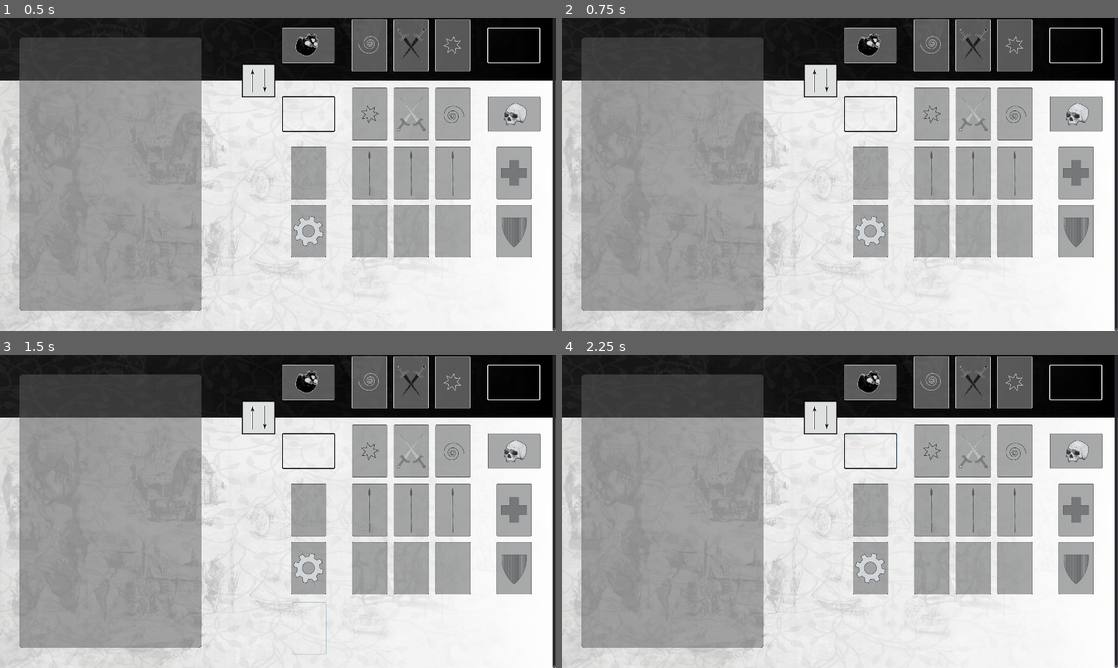
Above: before the commit, frames 1-4 (two rows, left to right).
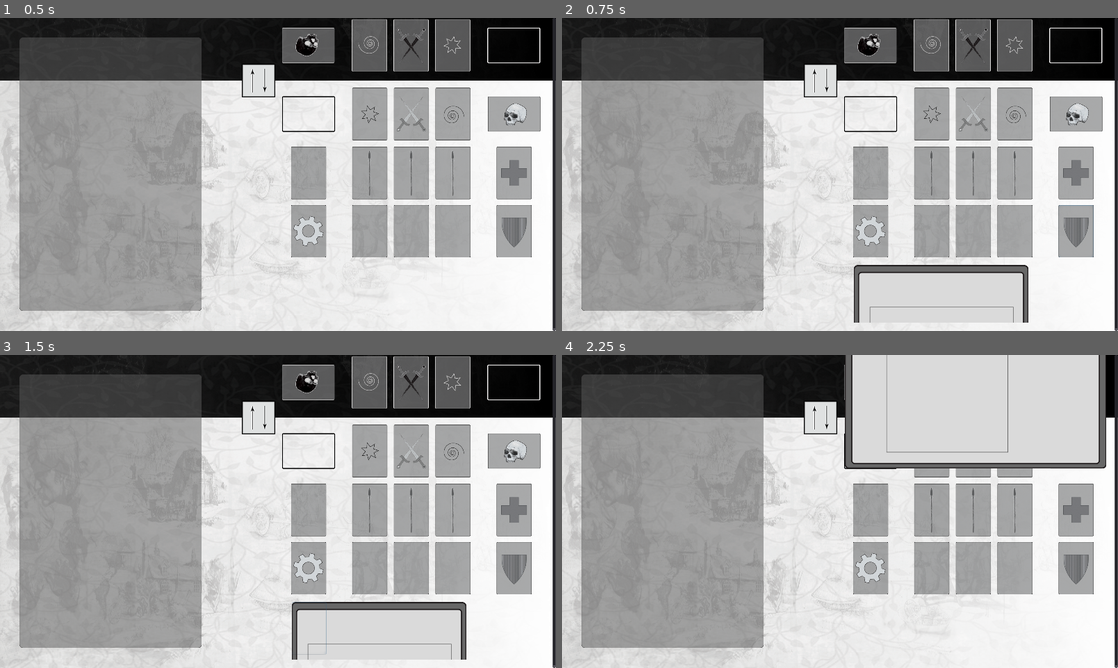
Above: after the commit, the same moments.

Repository: Prototype1364/Card-Wars
Game: Godot game, scene res://Scenes/MainScenes/Duel.tscn
Two runs of this game, one before a commit and one after it. Both use one fixed random seed, a clock stepped at 60 frames per second and the inputs below. This scene is started directly instead of the project's main scene.
Inputs (mouse positions are in pixels of both pictures, inside the frame that each line leads up to):
- Up to frame 1 (0.5 s): no input
- Up to frame 2 (0.75 s): click (1073, 230) at 0.5 s
- Up to frame 3 (1.5 s): click (311, 627) at 1.25 s
- Up to frame 4 (2.25 s): click (873, 452) at 2 s

Frame 1 is identical in both runs. In frame 2, 2.7% of the frame differs, in the area x 52-84%, y 78-98%; in frame 3, 2.7%; in frame 4, 15%, in the area x 50-98%, y 0-37%.

Commit message:
Resolved (some) bugs in Duel scene and associated scripts.

Diff:
--- a/Scenes/MainScenes/Duel.tscn
+++ b/Scenes/MainScenes/Duel.tscn
@@ -34,11 +34,8 @@
 
 [node name="BHand" type="HBoxContainer" parent="Node2D/BoardImage/CardSpots/BHandScroller"]
 rect_pivot_offset = Vector2( 317, 100 )
-focus_neighbour_left = NodePath("../../NonHands/BTechDeck")
 focus_neighbour_top = NodePath("../../NonHands/BTrap1")
-focus_neighbour_right = NodePath("../../../../BoardScroller")
 focus_neighbour_bottom = NodePath("../../NonHands/BAttacker")
-focus_previous = NodePath("../../NonHands/BMainDeck")
 
 [node name="WHandScroller" type="ScrollContainer" parent="Node2D/BoardImage/CardSpots"]
 margin_left = 33.0
@@ -50,11 +47,8 @@
 
 [node name="WHand" type="HBoxContainer" parent="Node2D/BoardImage/CardSpots/WHandScroller"]
 rect_pivot_offset = Vector2( 317, 100 )
-focus_neighbour_left = NodePath("../../NonHands/WTechDeck")
 focus_neighbour_top = NodePath("../../NonHands/WTrap1")
-focus_neighbour_right = NodePath("../../../../BoardScroller")
 focus_neighbour_bottom = NodePath("../../NonHands/WAttacker")
-focus_previous = NodePath("../../NonHands/WMainDeck")
 
 [node name="NonHands" type="Control" parent="Node2D/BoardImage/CardSpots"]
 margin_right = 892.0
@@ -264,6 +258,8 @@
 margin_top = 410.0
 margin_right = 505.0
 margin_bottom = 590.0
+rect_rotation = 180.0
+rect_pivot_offset = Vector2( 60, 90 )
 focus_neighbour_left = NodePath("../BEquip1")
 focus_neighbour_top = NodePath("../WAttacker")
 focus_neighbour_right = NodePath("../BEquip2")
@@ -277,6 +273,8 @@
 margin_top = 410.0
 margin_right = 649.0
 margin_bottom = 590.0
+rect_rotation = 180.0
+rect_pivot_offset = Vector2( 60, 90 )
 focus_neighbour_left = NodePath("../BBanished")
 focus_neighbour_top = NodePath("../WEquip2")
 focus_neighbour_right = NodePath("../BAttacker")
@@ -290,6 +288,8 @@
 margin_top = 410.0
 margin_right = 362.0
 margin_bottom = 590.0
+rect_rotation = 180.0
+rect_pivot_offset = Vector2( 60, 90 )
 focus_neighbour_left = NodePath("../BAttacker")
 focus_neighbour_top = NodePath("../WEquip1")
 focus_neighbour_right = NodePath("../BGraveyard")
@@ -303,6 +303,8 @@
 margin_top = 207.0
 margin_right = 649.0
 margin_bottom = 387.0
+rect_rotation = 180.0
+rect_pivot_offset = Vector2( 60, 90 )
 focus_neighbour_left = NodePath("../BTech")
 focus_neighbour_top = NodePath("../BEquip1")
 focus_neighbour_right = NodePath("../BR2")
@@ -316,6 +318,8 @@
 margin_top = 207.0
 margin_right = 505.0
 margin_bottom = 387.0
+rect_rotation = 180.0
+rect_pivot_offset = Vector2( 60, 90 )
 focus_neighbour_left = NodePath("../BR1")
 focus_neighbour_top = NodePath("../BAttacker")
 focus_neighbour_right = NodePath("../BR3")
@@ -329,6 +333,8 @@
 margin_top = 207.0
 margin_right = 362.0
 margin_bottom = 387.0
+rect_rotation = 180.0
+rect_pivot_offset = Vector2( 60, 90 )
 focus_neighbour_left = NodePath("../BR2")
 focus_neighbour_top = NodePath("../BEquip2")
 focus_neighbour_right = NodePath("../BMedBay")
@@ -342,6 +348,8 @@
 margin_top = 6.0
 margin_right = 649.0
 margin_bottom = 186.0
+rect_rotation = 180.0
+rect_pivot_offset = Vector2( 60, 90 )
 focus_neighbour_left = NodePath("../BTechDeck")
 focus_neighbour_top = NodePath("../BR1")
 focus_neighbour_right = NodePath("../BTrap2")
@@ -355,6 +363,8 @@
 margin_top = 6.0
 margin_right = 505.0
 margin_bottom = 186.0
+rect_rotation = 180.0
+rect_pivot_offset = Vector2( 60, 90 )
 focus_neighbour_left = NodePath("../BTrap1")
 focus_neighbour_top = NodePath("../BR2")
 focus_neighbour_right = NodePath("../BTrap3")
@@ -368,6 +378,8 @@
 margin_top = 6.0
 margin_right = 362.0
 margin_bottom = 186.0
+rect_rotation = 180.0
+rect_pivot_offset = Vector2( 60, 90 )
 focus_neighbour_left = NodePath("../BTrap2")
 focus_neighbour_top = NodePath("../BR3")
 focus_neighbour_right = NodePath("../BMainDeck")
@@ -381,6 +393,8 @@
 margin_top = 207.0
 margin_right = 860.0
 margin_bottom = 387.0
+rect_rotation = 180.0
+rect_pivot_offset = Vector2( 60, 90 )
 focus_neighbour_left = NodePath("../BGraveyard")
 focus_neighbour_top = NodePath("../BBanished")
 focus_neighbour_right = NodePath("../BR1")
@@ -394,6 +408,8 @@
 margin_top = 6.0
 margin_right = 860.0
 margin_bottom = 186.0
+rect_rotation = 180.0
+rect_pivot_offset = Vector2( 60, 90 )
 focus_neighbour_left = NodePath("../BMedBay")
 focus_neighbour_top = NodePath("../BTech")
 focus_neighbour_right = NodePath("../BTrap1")
@@ -407,6 +423,8 @@
 margin_top = 207.0
 margin_right = 151.0
 margin_bottom = 387.0
+rect_rotation = 180.0
+rect_pivot_offset = Vector2( 60, 90 )
 focus_neighbour_left = NodePath("../BR3")
 focus_neighbour_top = NodePath("../BGraveyard")
 focus_neighbour_right = NodePath("../../../../BoardScroller")
@@ -420,6 +438,8 @@
 margin_top = 6.0
 margin_right = 151.0
 margin_bottom = 186.0
+rect_rotation = 180.0
+rect_pivot_offset = Vector2( 60, 90 )
 focus_neighbour_left = NodePath("../BTrap3")
 focus_neighbour_top = NodePath("../BGraveyard")
 focus_neighbour_right = NodePath("../../../../BoardScroller")
--- a/Scenes/SupportScenes/SmallCard.tscn
+++ b/Scenes/SupportScenes/SmallCard.tscn
@@ -1,7 +1,8 @@
-[gd_scene load_steps=4 format=2]
+[gd_scene load_steps=5 format=2]
 
 [ext_resource path="res://Resources/Fonts/MTCORSVA.TTF" type="DynamicFontData" id=1]
 [ext_resource path="res://Scripts/SmallCard.gd" type="Script" id=2]
+[ext_resource path="res://Assets/Cards/Frame/Normal_Card_Frame.png" type="Texture" id=3]
 
 [sub_resource type="DynamicFont" id=1]
 size = 47
@@ -57,6 +58,7 @@
 
 [node name="CardImage" type="Sprite" parent="ImageContainer"]
 position = Vector2( -12, -13 )
+texture = ExtResource( 3 )
 centered = false
 
 [node name="TokenContainer" type="Container" parent="."]
--- a/Scripts/BoardImage.gd
+++ b/Scripts/BoardImage.gd
@@ -36,6 +36,8 @@
 		MoveFrom = self.get_node("CardSpots/BHandScroller/BHand")
 	elif GameData.CardFrom == "WHand":
 		MoveFrom = self.get_node("CardSpots/WHandScroller/WHand")
+	elif GameData.CardFrom == "WBanished" or GameData.CardFrom == "WGraveyard" or GameData.CardFrom == "BBanished" or GameData.CardFrom == "BGraveyard":
+		return
 	else:
 		MoveFrom = self.get_node("CardSpots/NonHands/" + GameData.CardFrom)
 	if GameData.CardTo == "BHand":
@@ -49,6 +51,13 @@
 	CardMoved.rect_position.y = 0
 	MoveFrom.remove_child(CardMoved)
 	MoveTo.add_child(CardMoved)
+	var Moved = MoveTo.get_node(GameData.CardMoved)
+	Moved.focus_neighbour_left = Moved.get_parent().focus_neighbour_left
+	Moved.focus_neighbour_top = Moved.get_parent().focus_neighbour_top
+	Moved.focus_neighbour_right = Moved.get_parent().focus_neighbour_right
+	Moved.focus_neighbour_bottom = Moved.get_parent().focus_neighbour_bottom
+	Moved.focus_next = Moved.get_parent().focus_next
+	Moved.focus_previous = Moved.get_parent().focus_previous
 	GameData.CardMoved = ""
 	GameData.CardFrom = ""
 	GameData.CardTo = ""
@@ -58,6 +67,9 @@
 	var MoveTo
 	var CardMoved
 	var CardSwitched
+	var MoveWithoutSwitching = true
+	if GameData.CardFrom == "WBanished" or GameData.CardFrom == "WGraveyard" or GameData.CardFrom == "BBanished" or GameData.CardFrom == "BGraveyard" or GameData.CardTo == "WBanished" or GameData.CardTo == "WGraveyard" or GameData.CardTo == "BBanished" or GameData.CardTo == "BGraveyard":
+		MoveWithoutSwitching = false
 	if GameData.CardFrom == "BHand":
 		MoveFrom = self.get_node("CardSpots/BHandScroller/BHand")
 	elif GameData.CardFrom == "WHand":
@@ -80,9 +92,24 @@
 		CardSwitched.rect_position.x = 0
 		CardSwitched.rect_position.y = 0
 		MoveFrom.remove_child(CardMoved)
-		MoveTo.remove_child(CardSwitched)
-		MoveFrom.add_child(CardSwitched)
+		if MoveWithoutSwitching == true:
+			MoveTo.remove_child(CardSwitched)
+			MoveFrom.add_child(CardSwitched)
 		MoveTo.add_child(CardMoved)
+	var Moved = MoveTo.get_node(GameData.CardMoved)
+	Moved.focus_neighbour_left = Moved.get_parent().focus_neighbour_left
+	Moved.focus_neighbour_top = Moved.get_parent().focus_neighbour_top
+	Moved.focus_neighbour_right = Moved.get_parent().focus_neighbour_right
+	Moved.focus_neighbour_bottom = Moved.get_parent().focus_neighbour_bottom
+	Moved.focus_next = Moved.get_parent().focus_next
+	Moved.focus_previous = Moved.get_parent().focus_previous
+	Moved = MoveFrom.get_node(GameData.CardSwitched)
+	Moved.focus_neighbour_left = Moved.get_parent().focus_neighbour_left
+	Moved.focus_neighbour_top = Moved.get_parent().focus_neighbour_top
+	Moved.focus_neighbour_right = Moved.get_parent().focus_neighbour_right
+	Moved.focus_neighbour_bottom = Moved.get_parent().focus_neighbour_bottom
+	Moved.focus_next = Moved.get_parent().focus_next
+	Moved.focus_previous = Moved.get_parent().focus_previous
 	GameData.CardMoved = ""
 	GameData.CardFrom = ""
 	GameData.CardTo = ""
@@ -164,6 +191,30 @@
 	InstanceCard.name = "Card " + str(GameData.CardCounter)
 	GameData.CardCounter += 1
 	WHand.add_child(InstanceCard)
+	var PreviousCard = "Empty"
+	var WhiteHand = WHand.get_children()
+	for i in WhiteHand:
+		if not str(PreviousCard) == "Empty":
+			WHand.get_node(i.name).focus_neighbour_left = PreviousCard.get_path()
+			WHand.get_node(i.name).focus_previous = PreviousCard.get_path()
+		else:
+			var LastCard = WhiteHand.back()
+			WHand.get_node(i.name).focus_neighbour_left = LastCard.get_path()
+			WHand.get_node(i.name).focus_previous = LastCard.get_path()
+		PreviousCard = i
+	var NextCard = "Empty"
+	WhiteHand.invert()
+	for i in WhiteHand:
+		if not str(NextCard) == "Empty":
+			WHand.get_node(i.name).focus_neighbour_right = NextCard.get_path()
+			WHand.get_node(i.name).focus_next = NextCard.get_path()
+		else:
+			var LastCard = WhiteHand.back()
+			WHand.get_node(i.name).focus_neighbour_left = LastCard.get_path()
+			WHand.get_node(i.name).focus_previous = LastCard.get_path()
+		NextCard = i
+	WhiteHand.invert()
+	self.get_node("CardSpots/NonHands/WMainDeck").focus_neighbour_bottom = WhiteHand.front().get_path()
 
 func _on_WBanished_pressed():
 	if GameData.CardFrom != "":
@@ -251,6 +302,30 @@
 	InstanceCard.name = "Card " + str(GameData.CardCounter)
 	GameData.CardCounter += 1
 	BHand.add_child(InstanceCard)
+	var PreviousCard = "Empty"
+	var BlackHand = BHand.get_children()
+	for i in BlackHand:
+		if not str(PreviousCard) == "Empty":
+			BHand.get_node(i.name).focus_neighbour_left = PreviousCard.get_path()
+			BHand.get_node(i.name).focus_previous = PreviousCard.get_path()
+		else:
+			var LastCard = BlackHand.back()
+			BHand.get_node(i.name).focus_neighbour_left = LastCard.get_path()
+			BHand.get_node(i.name).focus_previous = LastCard.get_path()
+		PreviousCard = i
+	var NextCard = "Empty"
+	BlackHand.invert()
+	for i in BlackHand:
+		if not str(NextCard) == "Empty":
+			BHand.get_node(i.name).focus_neighbour_right = NextCard.get_path()
+			BHand.get_node(i.name).focus_next = NextCard.get_path()
+		else:
+			var LastCard = BlackHand.back()
+			BHand.get_node(i.name).focus_neighbour_left = LastCard.get_path()
+			BHand.get_node(i.name).focus_previous = LastCard.get_path()
+		NextCard = i
+	BlackHand.invert()
+	self.get_node("CardSpots/NonHands/BMainDeck").focus_neighbour_bottom = BlackHand.front().get_path()
 
 func _on_BBanished_pressed():
 	if GameData.CardFrom != "":
--- a/Scripts/SmallCard.gd
+++ b/Scripts/SmallCard.gd
@@ -1,11 +1,19 @@
 extends Control
 
 var Name
-var Summon_Counters = 0
+var Cost = 0
 var Text = ""
 var Max_Health = 0
 var Health = 0
 var Damage = 0
+
+func _ready():
+	self.focus_neighbour_left = self.get_parent().focus_neighbour_left
+	self.focus_neighbour_top = self.get_parent().focus_neighbour_top
+	self.focus_neighbour_right = self.get_parent().focus_neighbour_right
+	self.focus_neighbour_bottom = self.get_parent().focus_neighbour_bottom
+	self.focus_next = self.get_parent().focus_next
+	self.focus_previous = self.get_parent().focus_previous
 
 func _on_FocusSensor_focus_entered():
 	self.focusing()
